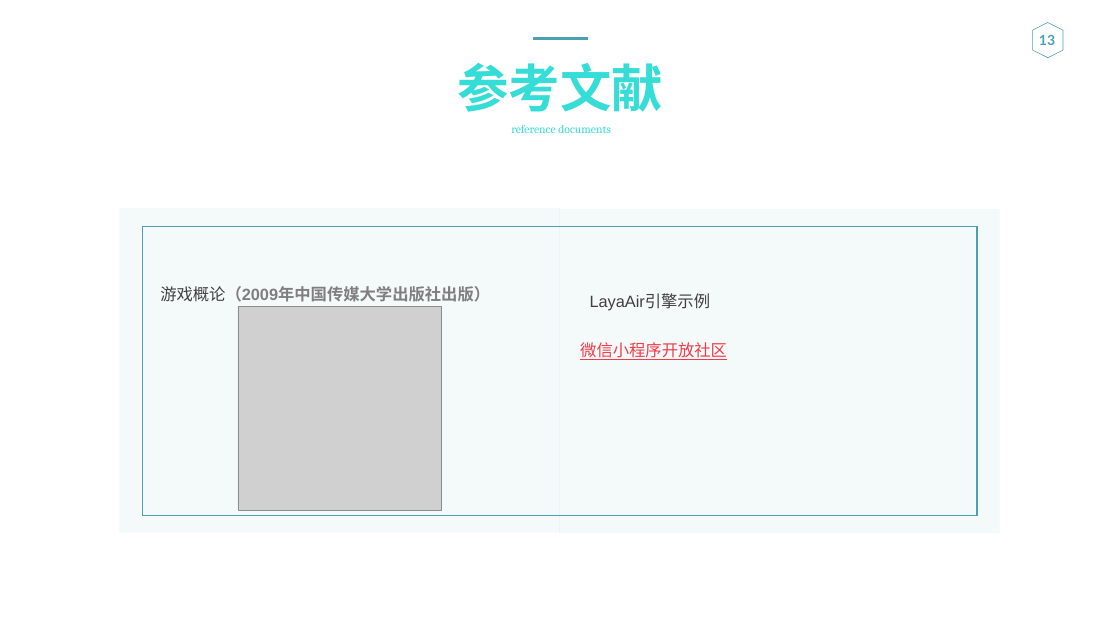
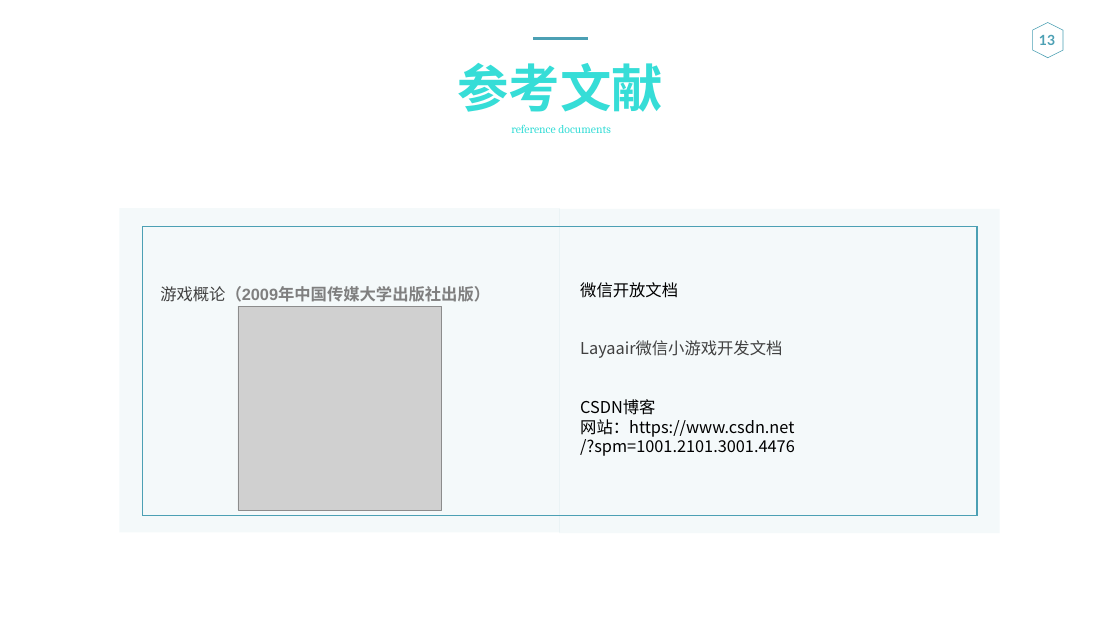
Before and after one commit to ZUCC-MUSICDREAM/start, a slide deck: slide 13 of SE2021-G013-项目计划书/选题ppt.pptx. Drawn at 1120x630 pixels with LibreOffice and Linux fonts; fonts in the diff are those of the drawing; grey boxes stand for pictures. Boxes give left, top, right and bottom in pixels: in the first picture for what was removed or moved away, otherwise in the second. Text is boxed around its words. In the diff, an @@ line names an element or a change of style, - is before the commit and + after.

```diff
--- a/SE2021-G013-项目计划书/选题ppt.pptx
+++ b/SE2021-G013-项目计划书/选题ppt.pptx
@@ text at (580, 282, 795, 456): text changed; font Arial to Noto Sans CJK SC; text colour #F33B48 to #000000 @@
-微信小程序开放社区
+微信开放文档
+Layaair微信小游戏开发文档
+CSDN博客 网站：https://www.csdn.net/?spm=1001.2101.3001.4476
@@ text removed at (590, 294, 711, 311) @@
-LayaAir引擎示例
```
Also in this commit, not shown: 9 other slides changed, 1 slide added, 1 slide removed.
